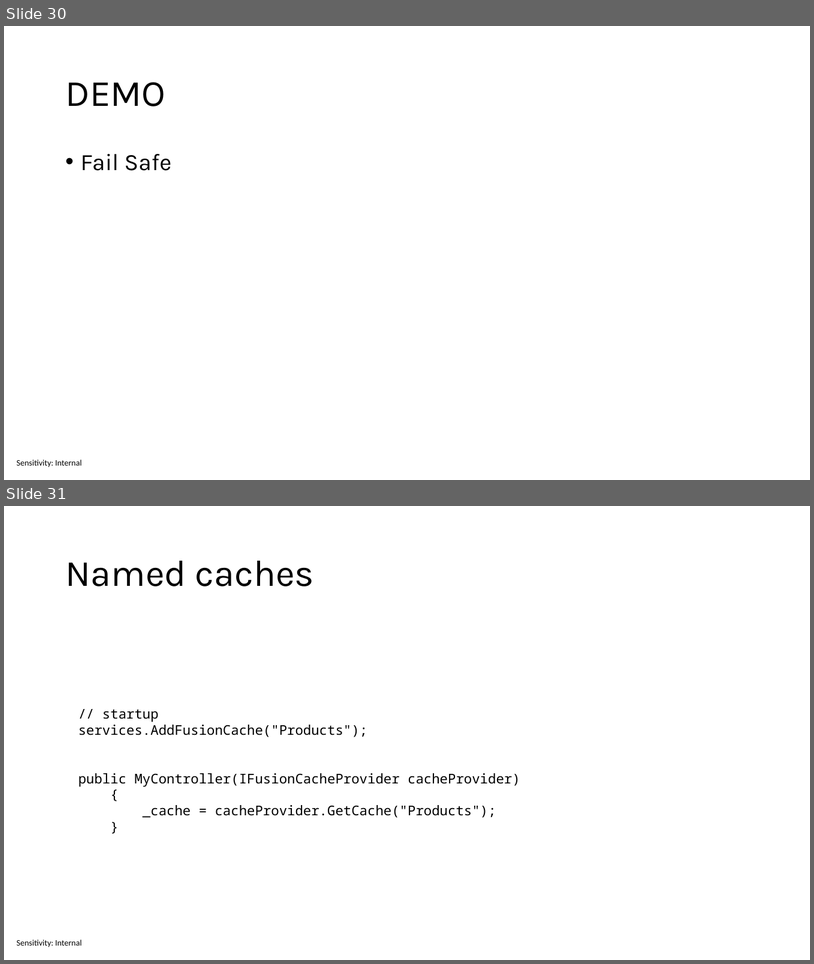
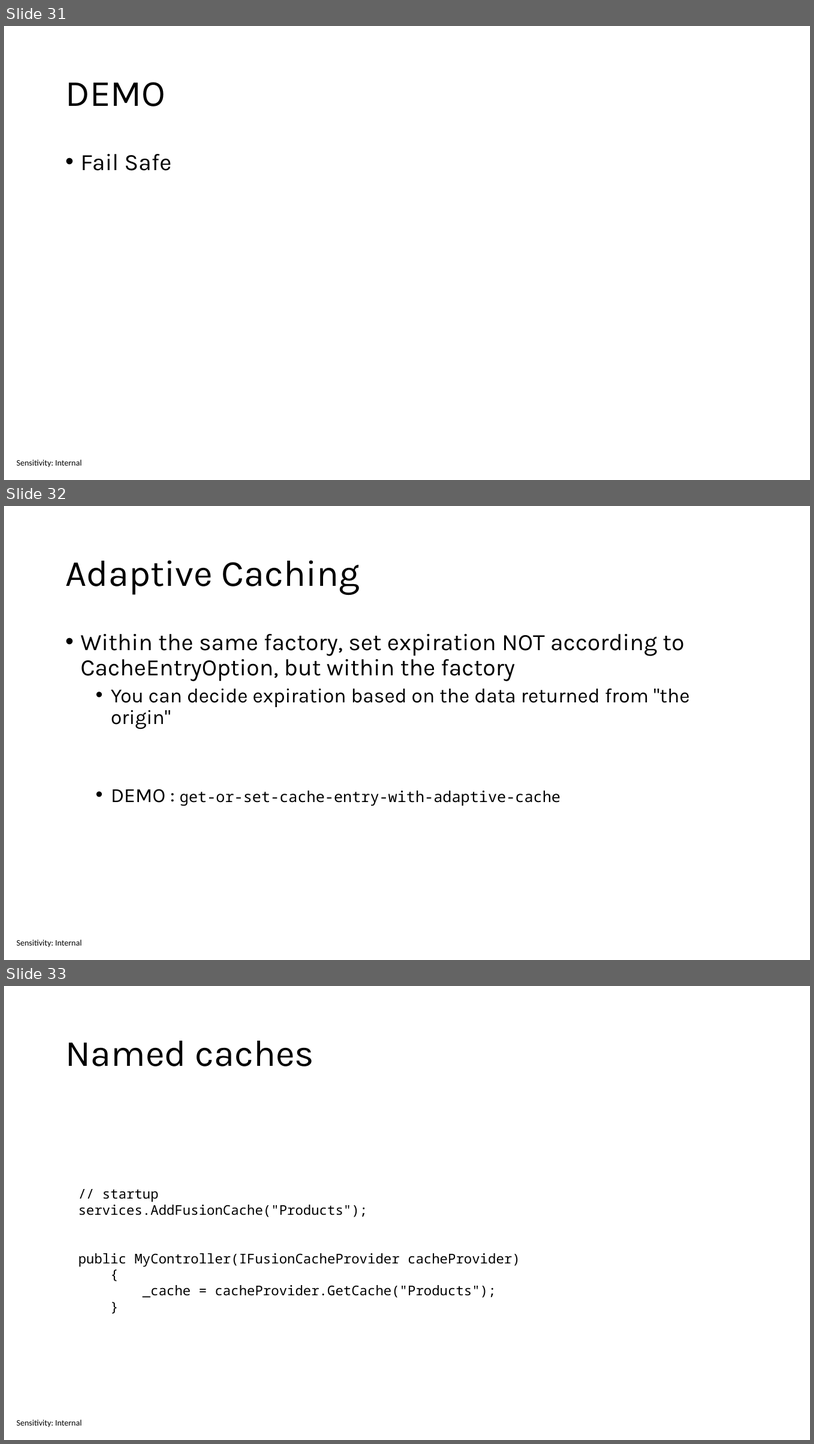
Before and after one commit to sabbadino/cache-like-a-pro-fusion-cache, a slide deck: cache-like-a-pro.pptx. Shown one above the other, each under a label of ours: slides 30 and 31 before the commit, slides 31, 32 and 33 after it. The pictures are 814x964 and 814x1444 pixels, drawn with LibreOffice and Linux fonts; fonts in the diff are those of the drawing. Boxes give left, top, right and bottom in pixels: in the first picture for what was removed or moved away, otherwise in the second. Text is boxed around its words. In the diff, an @@ line names an element or a change of style, - is before the commit and + after.

```diff
--- a/cache-like-a-pro.pptx
+++ b/cache-like-a-pro.pptx
@@ slide 32 added at box(4, 506, 810, 960), background #FFFFFF; not listed: 1 template element that a slide beside it also shows @@
@@ title added at box(65, 560, 360, 595), 44 pt, text #000000 @@
+Adaptive Caching
@@ text added at box(81, 634, 690, 805), 28 pt, text #000000 @@
+• Within the same factory, set expiration NOT according to CacheEntryOption, but within the factory
+  • You can decide expiration based on the data returned from "the origin"
+  • DEMO : get-or-set-cache-entry-with-adaptive-cache
@@ what was slide 30 is now slide 31 @@
@@ what was slide 31 is now slide 33 @@
```
Also in this commit, not shown: 2 slides changed, 1 other slide added, 2 other files.
